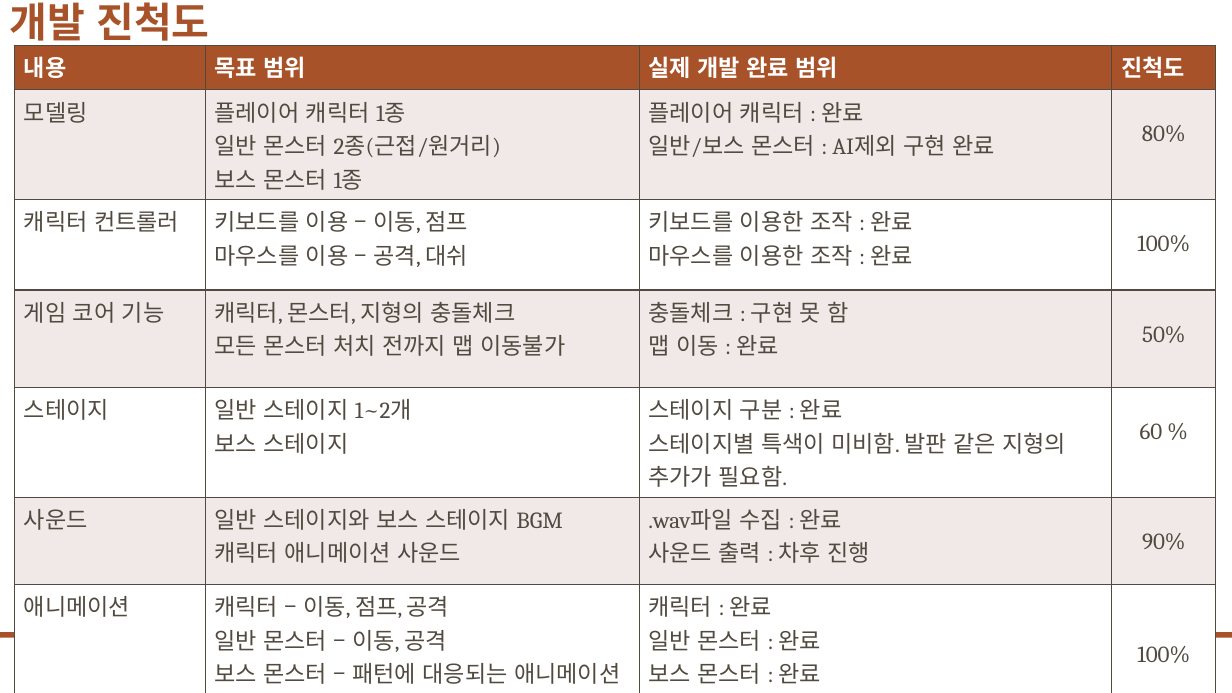
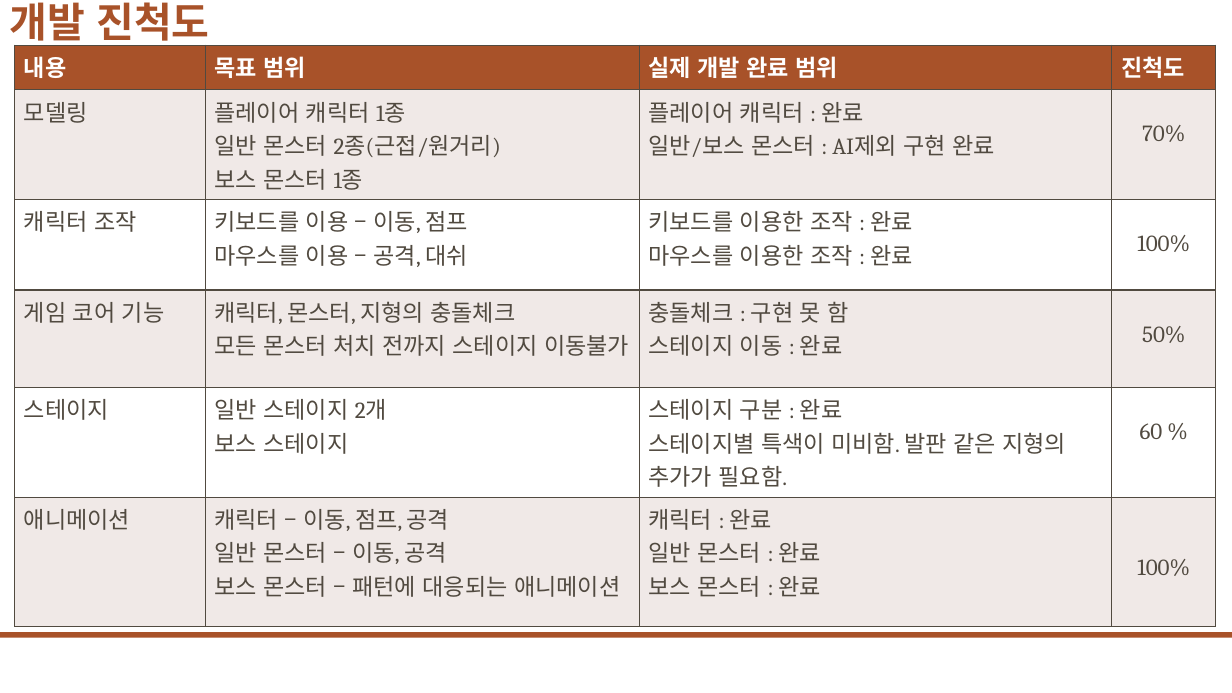
Before and after one commit to ChoeHyoenUk/2015182042_2DGP-Project, a slide deck: slide 2 of ppt/3차 발표.pptx. Drawn at 1232x693 pixels with LibreOffice and Linux fonts; fonts in the diff are those of the drawing; background and template pictures are left out. Boxes give left, top, right and bottom in pixels: in the first picture for what was removed or moved away, otherwise in the second. Text is boxed around its words. In the diff, an @@ line names an element or a change of style, - is before the commit and + after.

```diff
--- a/ppt/3차 발표.pptx
+++ b/ppt/3차 발표.pptx
@@ table at [15, 45, 1216, 606] @@
-row 2: 모델링 | 플레이어 캐릭터 1종 / 일반 몬스터 2종(근접/원거리) / 보스 몬스터 1종 | 플레이어 캐릭터 : 완료 / 일반/보스 몬스터 : AI제외 구현 완료 | 80%
-row 3: 캐릭터 컨트롤러 | 키보드를 이용 – 이동, 점프 / 마우스를 이용 – 공격, 대쉬 | 키보드를 이용한 조작 : 완료 / 마우스를 이용한 조작 : 완료 | 100%
-row 4: 게임 코어 기능 | 캐릭터, 몬스터, 지형의 충돌체크 / 모든 몬스터 처치 전까지 맵 이동불가 | 충돌체크 : 구현 못 함 / 맵 이동 : 완료 | 50%
-row 5: 스테이지 | 일반 스테이지 1~2개 / 보스 스테이지 | 스테이지 구분 : 완료 / 스테이지별 특색이 미비함. 발판 같은 지형의 추가가 필요함. | 60 %
-row 6: 사운드 | 일반 스테이지와 보스 스테이지 BGM / 캐릭터 애니메이션 사운드 | .wav파일 수집 : 완료 / 사운드 출력 : 차후 진행 | 90%
+row 2: 모델링 | 플레이어 캐릭터 1종 / 일반 몬스터 2종(근접/원거리) / 보스 몬스터 1종 | 플레이어 캐릭터 : 완료 / 일반/보스 몬스터 : AI제외 구현 완료 | 70%
+row 3: 캐릭터 조작 | 키보드를 이용 – 이동, 점프 / 마우스를 이용 – 공격, 대쉬 | 키보드를 이용한 조작 : 완료 / 마우스를 이용한 조작 : 완료 | 100%
+row 4: 게임 코어 기능 | 캐릭터, 몬스터, 지형의 충돌체크 / 모든 몬스터 처치 전까지 스테이지 이동불가 | 충돌체크 : 구현 못 함 / 스테이지 이동 : 완료 | 50%
+row 5: 스테이지 | 일반 스테이지 2개 / 보스 스테이지 | 스테이지 구분 : 완료 / 스테이지별 특색이 미비함. 발판 같은 지형의 추가가 필요함. | 60 %
```
Also in this commit, not shown: 53 other files.
